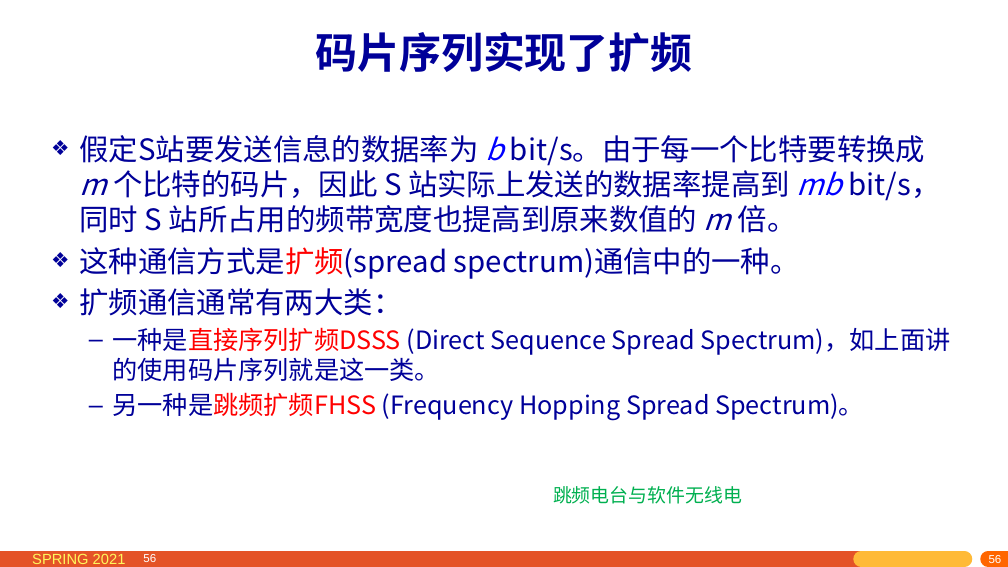
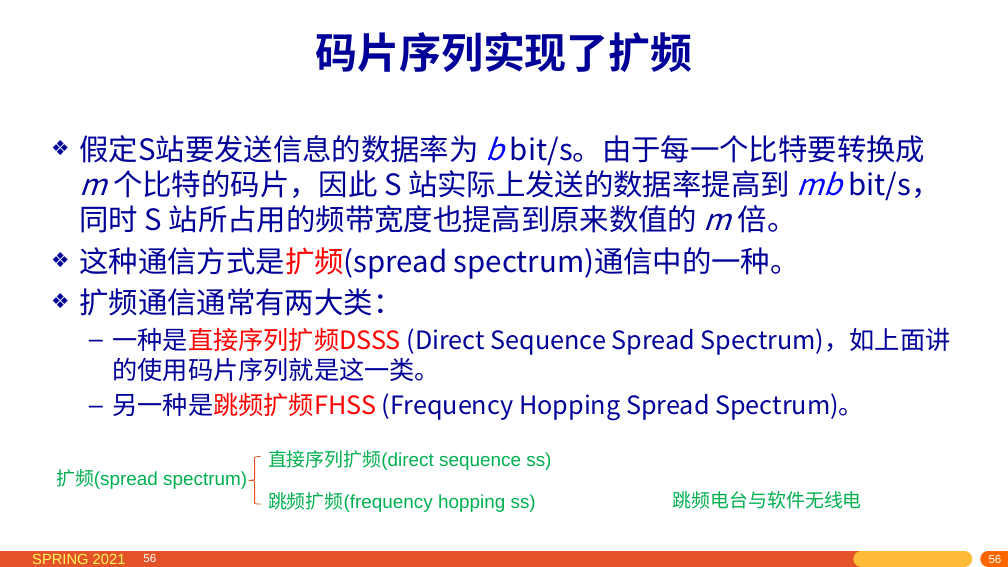
Before and after one commit to network-whu/2021, a slide deck: slide 56 of slides/instruction/02.pptx. Drawn at 1008x567 pixels with LibreOffice and Linux fonts; fonts in the diff are those of the drawing. Boxes give left, top, right and bottom in pixels: in the first picture for what was removed or moved away, otherwise in the second. Text is boxed around its words. In the diff, an @@ line names an element or a change of style, - is before the commit and + after.

```diff
--- a/slides/instruction/02.pptx
+++ b/slides/instruction/02.pptx
@@ group added at box(56, 450, 551, 512): 3 texts, 1 left brace @@
+扩频(spread spectrum)
+直接序列扩频(direct sequence ss)
+跳频扩频(frequency hopping ss)
@@ text "跳频电台与软件无线电": place and size @@
-text "跳频电台与软件无线电" at box(553, 486, 742, 504)
+text "跳频电台与软件无线电" at box(673, 491, 862, 509)
```
Also in this commit, not shown: 5 other slides changed, 2 slides added, 2 other files.
